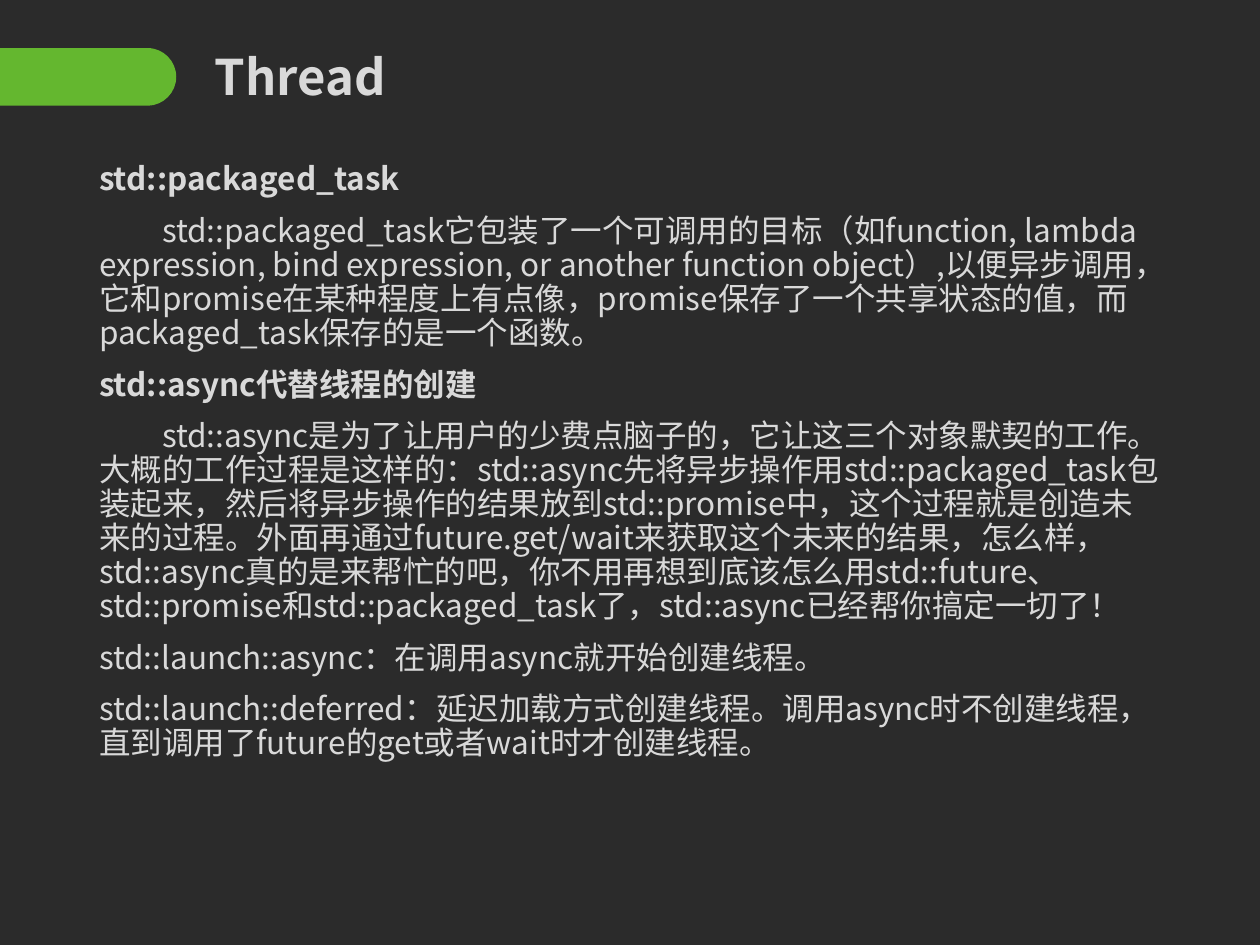
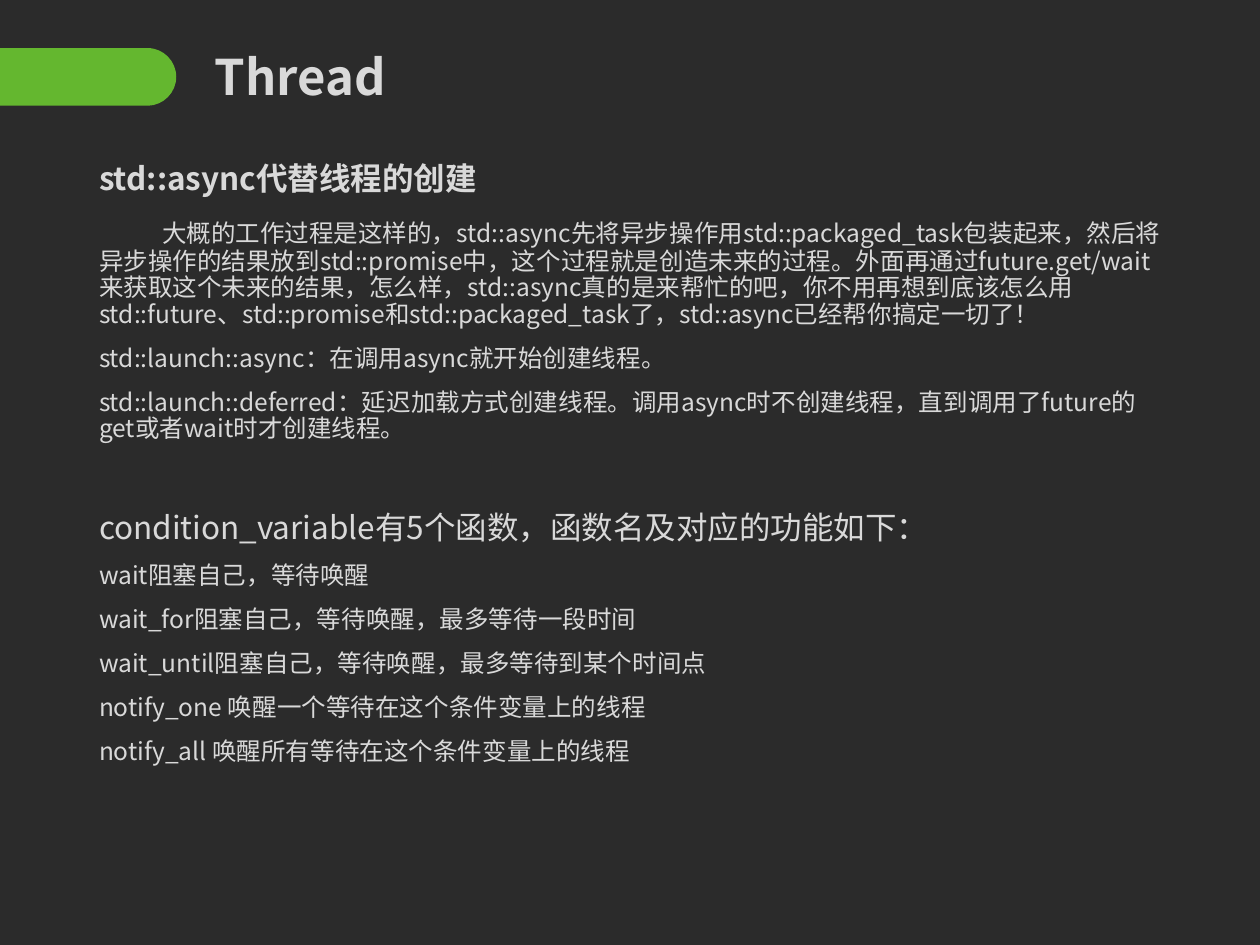
Before and after one commit to Mr-WangJin/cpp11, a slide deck: slide 10 of c++11.pptx (slide 9 before the commit). Drawn at 1260x945 pixels with LibreOffice and Linux fonts; fonts in the diff are those of the drawing; background and template pictures are left out; a plain dark background stands for a picture behind light text. Boxes give left, top, right and bottom in pixels: in the first picture for what was removed or moved away, otherwise in the second. Text is boxed around its words. In the diff, an @@ line names an element or a change of style, - is before the commit and + after.

```diff
--- a/c++11.pptx
+++ b/c++11.pptx
@@ text at (99, 165, 1166, 352): paragraphs removed @@
-std::packaged_task
-std::packaged_task它包装了一个可调用的目标（如function, lambda expression, bind expression, or another function object）,以便异步调用，它和promise在某种程度上有点像，promise保存了一个共享状态的值，而packaged_task保存的是一个函数。
@@ text at (99, 221, 1160, 329): text changed; size 18 to 14 pt @@
-std::async是为了让用户的少费点脑子的，它让这三个对象默契的工作。大概的工作过程是这样的：std::async先将异步操作用std::packaged_task包装起来，然后将异步操作的结果放到std::promise中，这个过程就是创造未来的过程。外面再通过future.get/wait来获取这个未来的结果，怎么样，std::async真的是来帮忙的吧，你不用再想到底该怎么用std::future、std::promise和std::packaged_task了，std::async已经帮你搞定一切了！
+大概的工作过程是这样的，std::async先将异步操作用std::packaged_task包装起来，然后将异步操作的结果放到std::promise中，这个过程就是创造未来的过程。外面再通过future.get/wait来获取这个未来的结果，怎么样，std::async真的是来帮忙的吧，你不用再想到底该怎么用std::future、std::promise和std::packaged_task了，std::async已经帮你搞定一切了！
@@ text at (99, 346, 1136, 443): size 18 to 14 pt in "std::launch::async：在调用async就开始创建线程。", "std::launch::deferred：延迟加载方式创建线程。调用async时不创建线程，直到调用了future的g ..." @@
@@ text at (99, 512, 928, 766): paragraphs added @@
+condition_variable有5个函数，函数名及对应的功能如下：
+wait阻塞自己，等待唤醒
+wait_for阻塞自己，等待唤醒，最多等待一段时间
+wait_until阻塞自己，等待唤醒，最多等待到某个时间点
+notify_one 唤醒一个等待在这个条件变量上的线程
+notify_all 唤醒所有等待在这个条件变量上的线程
```
Also in this commit, not shown: 4 other slides changed, 2 slides added, 5 other files.
